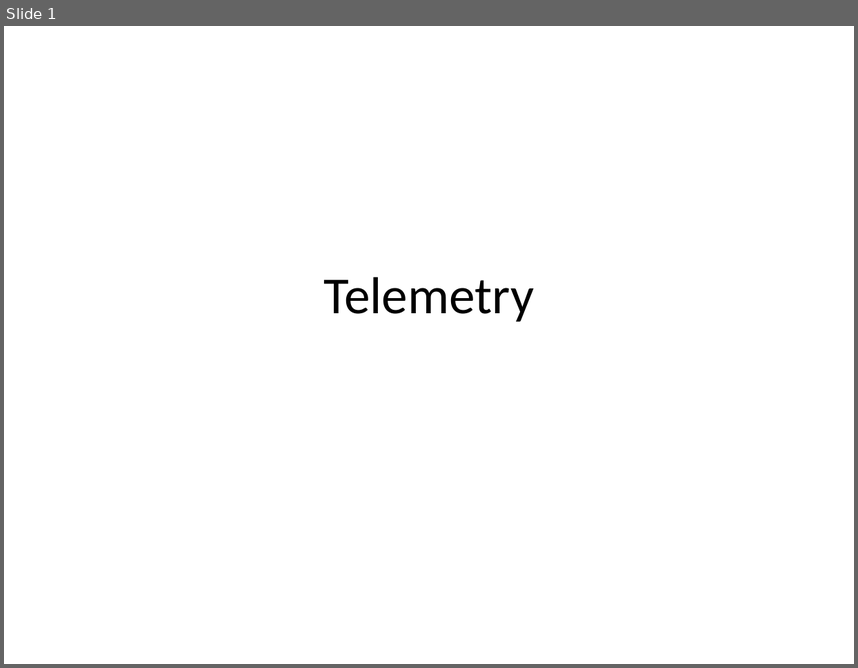
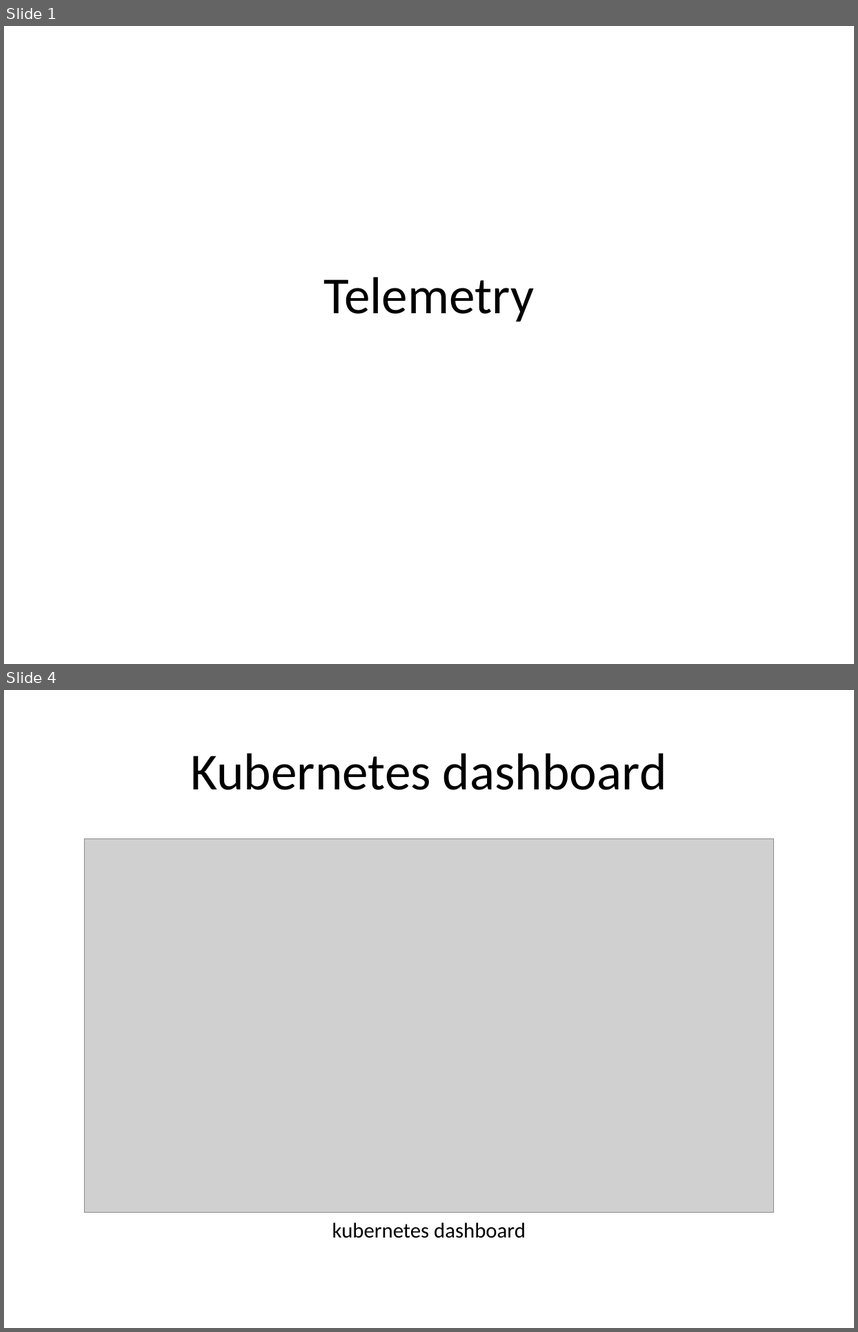
Before and after one commit to rhildred/INFO8985, a slide deck: telemetry/slides.pptx. Shown one above the other, each under a label of ours: slide 1 before the commit, slides 1 and 4 after it; the slides between them are not shown. The pictures are 858x668 and 858x1332 pixels, drawn with LibreOffice and Linux fonts; fonts in the diff are those of the drawing; grey boxes stand for pictures. Boxes give left, top, right and bottom in pixels: in the first picture for what was removed or moved away, otherwise in the second. Text is boxed around its words. In the diff, an @@ line names an element or a change of style, - is before the commit and + after.

```diff
--- a/telemetry/slides.pptx
+++ b/telemetry/slides.pptx
@@ slide 4 added at [4, 690, 854, 1328], background #FFFFFF @@
@@ title added at [190, 753, 667, 790], 44 pt, text #000000 @@
+Kubernetes dashboard
@@ picture added at [84, 839, 773, 1212] @@
@@ text added at [332, 1222, 526, 1238], 18 pt, text #000000 @@
+kubernetes dashboard
```
Also in this commit, not shown: 1 slide changed, 3 other slides added, 15 other files.
